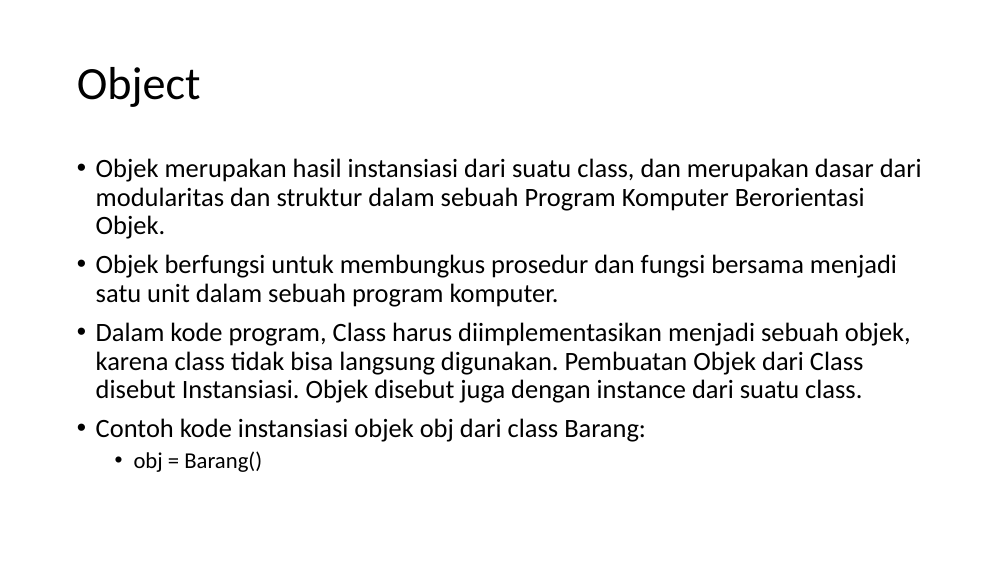
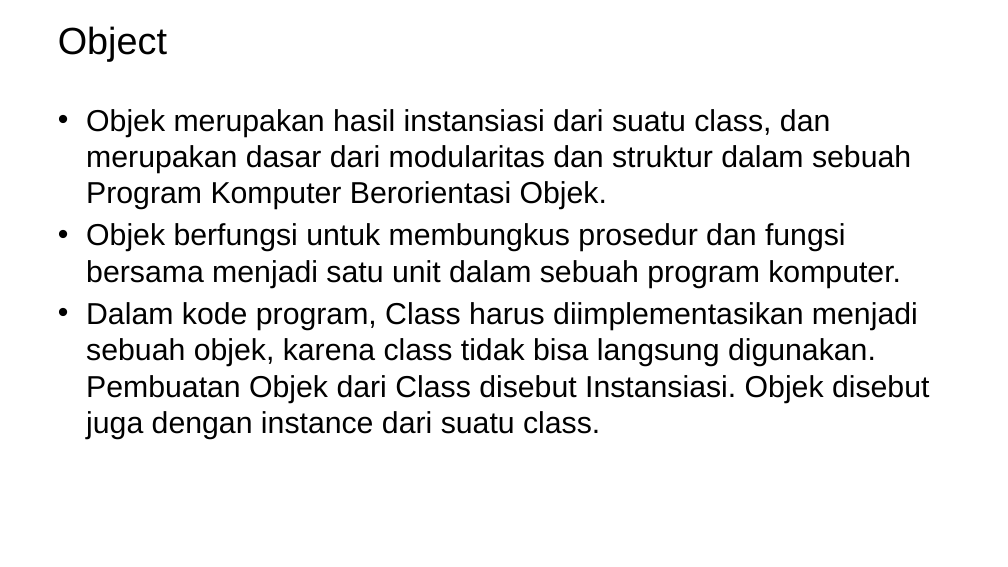
Before and after one commit to ruang-belajar/oop, a slide deck: slide 20 of pptx/pbo-pertemuan-1.pptx (slide 21 before the commit). Drawn at 1008x567 pixels with LibreOffice and Linux fonts; fonts in the diff are those of the drawing; background and template pictures are left out. Boxes give left, top, right and bottom in pixels: in the first picture for what was removed or moved away, otherwise in the second. Text is boxed around its words. In the diff, an @@ line names an element or a change of style, - is before the commit and + after.

```diff
--- a/pptx/pbo-pertemuan-1.pptx
+++ b/pptx/pbo-pertemuan-1.pptx
@@ title "Object": place and size @@
-title "Object" at bbox=[77, 67, 201, 107]
+title "Object" at bbox=[58, 26, 167, 62]
@@ title "Object" at bbox=[58, 26, 167, 62]: size 44 to 36 pt, font Calibri to Arial; line spacing 0.9 to 1 @@
@@ text "Objek merupakan hasil instansiasi dari ...": place and size @@
-text "Objek merupakan hasil instansiasi dari ..." at bbox=[96, 158, 922, 472]
+text "Objek merupakan hasil instansiasi dari ..." at bbox=[86, 109, 929, 439]
@@ text "Objek merupakan hasil instansiasi dari ..." at bbox=[86, 109, 929, 439]: size 25.2 to 28.8 pt, font Calibri to Arial; indent changed; line spacing 0.9 to 1; less space between paragraphs @@
@@ text at bbox=[96, 418, 646, 472]: paragraphs removed @@
-• Contoh kode instansiasi objek obj dari class Barang:
-  • obj = Barang()
```
Also in this commit, not shown: 13 other slides changed, 12 slides added, 14 slides removed, 1 other file.
